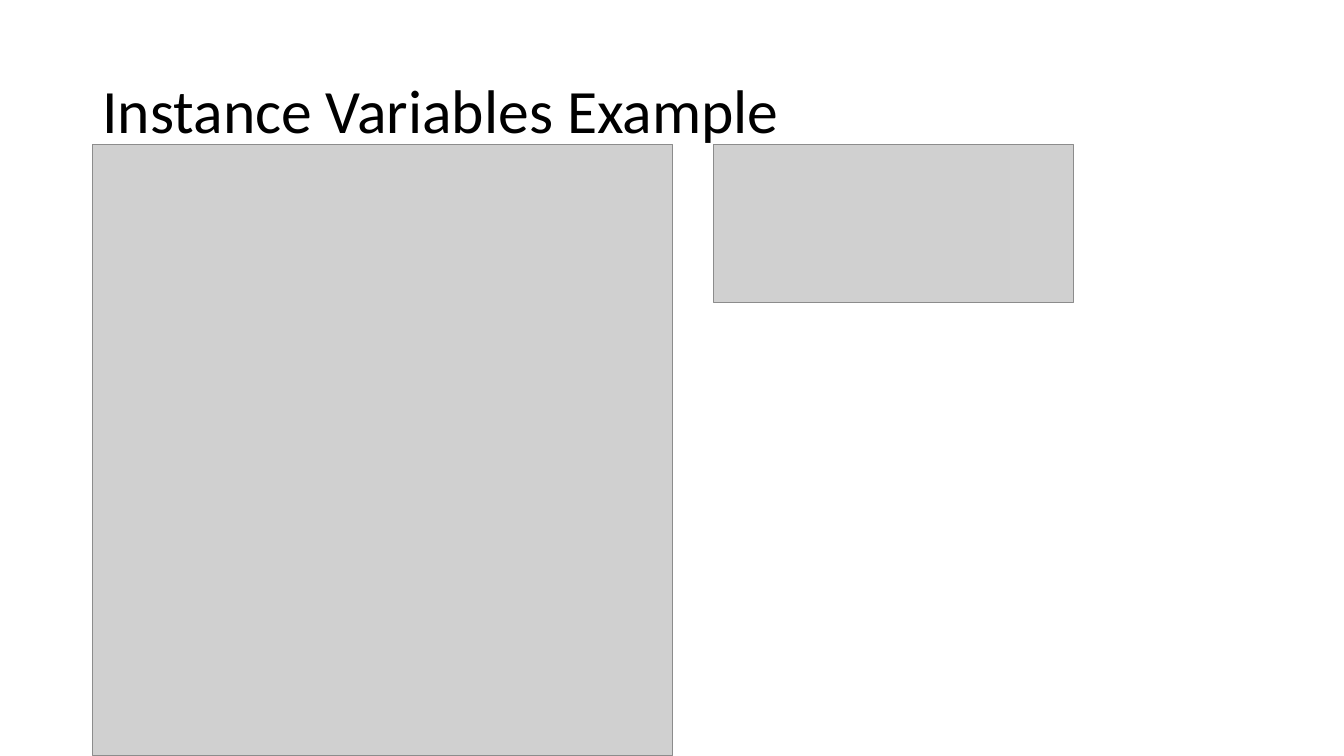
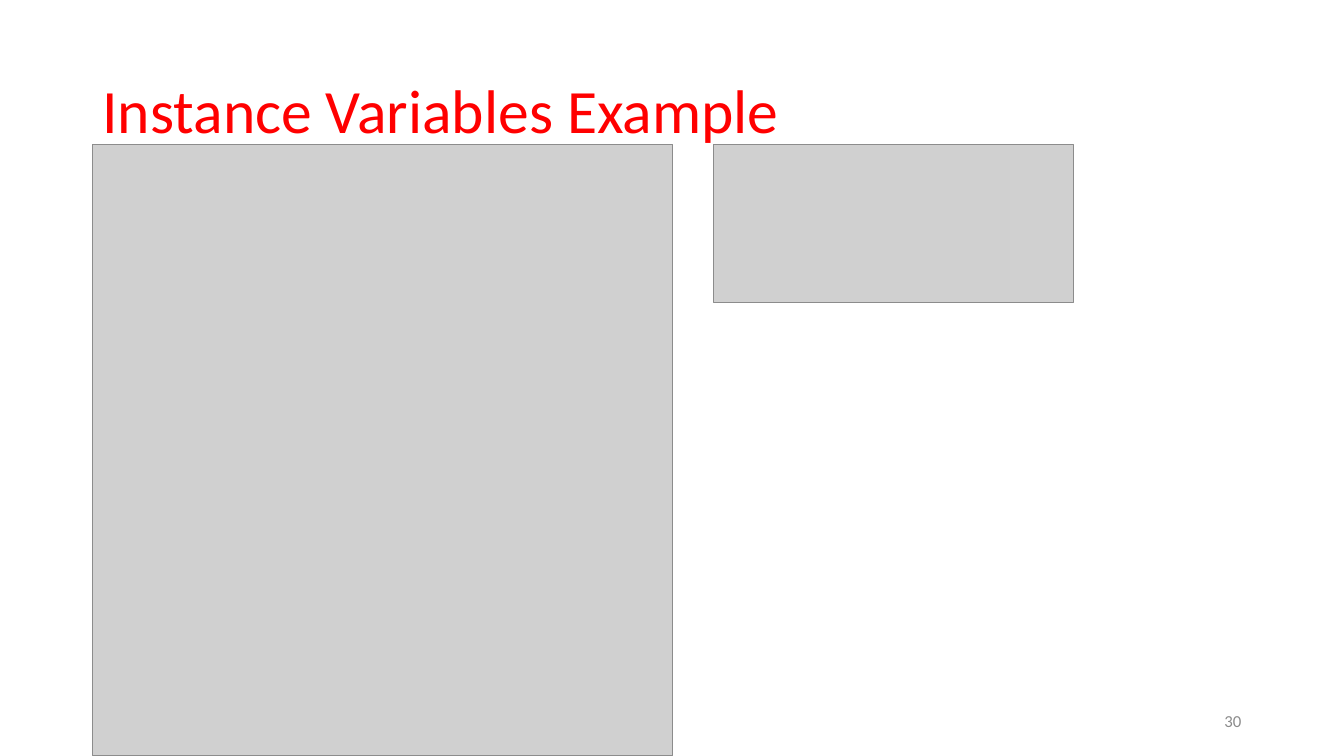
Before and after one commit to karzanosman/java, a slide deck: slide 30 of 01-Programming Fundamentals.pptx (slide 31 before the commit). Drawn at 1344x756 pixels with LibreOffice and Linux fonts; fonts in the diff are those of the drawing; grey boxes stand for pictures. Boxes give left, top, right and bottom in pixels: in the first picture for what was removed or moved away, otherwise in the second. Text is boxed around its words. In the diff, an @@ line names an element or a change of style, - is before the commit and + after.

```diff
--- a/01-Programming Fundamentals.pptx
+++ b/01-Programming Fundamentals.pptx
@@ title "Instance Variables Example" at [102,90,778,148]: text colour #000000 to #FF0000 @@
@@ page number added at [1224,716,1241,727], 12 pt, text #8C8C8C @@
+30
```
Also in this commit, not shown: 32 other slides changed, 1 slide removed, 2 other files.
